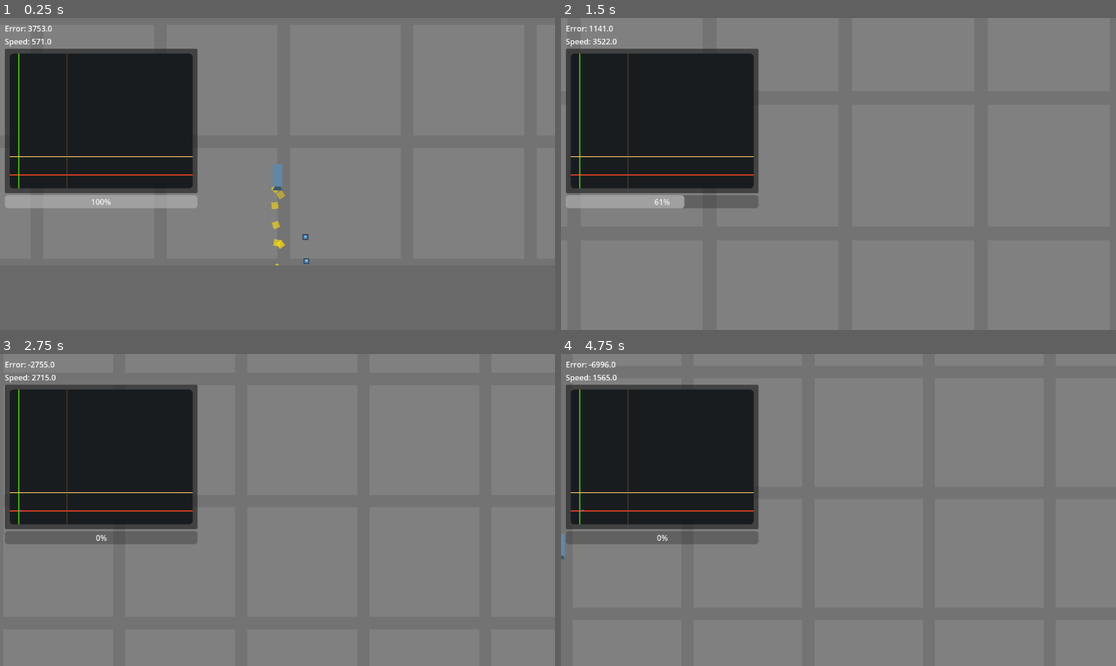
Above: before the commit, frames 1-4 (two rows, left to right).
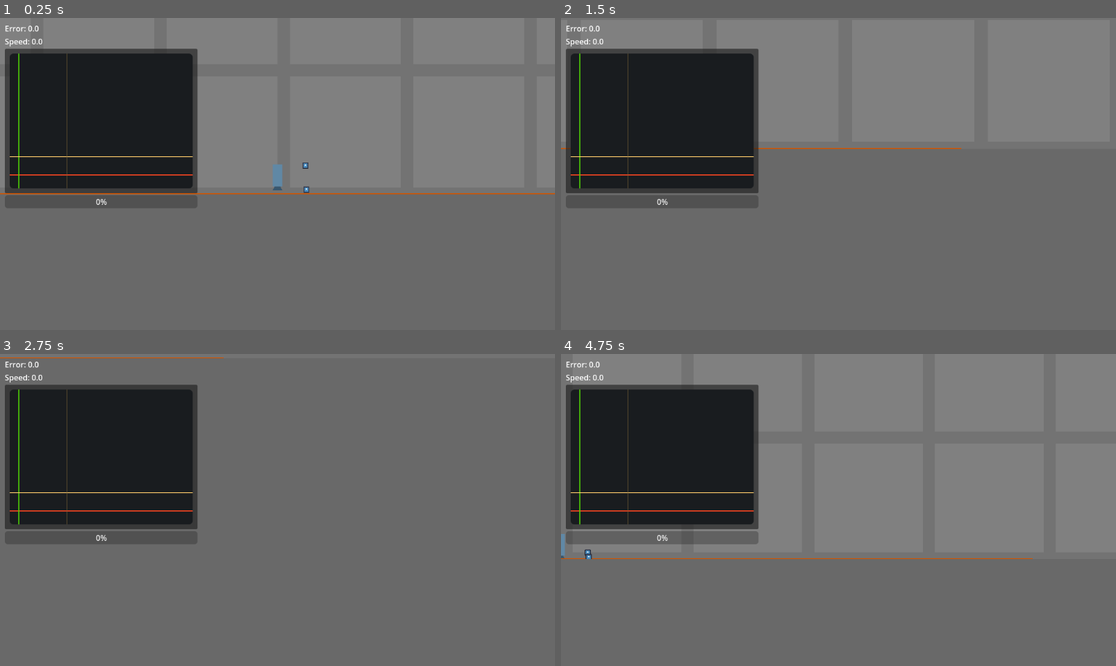
Above: after the commit, the same moments.

Repository: NattHerman/control
Game: Godot game, scene res://main.tscn
The game is run twice, just before and just after one commit, with the same random seed, the same clock (stepped at 60 frames per second) and the same inputs. The engine's default icon, where the game draws it, is replaced by a stand-in: a white triangle on a blue panel in a dark square.
Inputs (mouse positions are in pixels of both pictures, inside the frame that each line leads up to):
- Up to frame 1 (0.25 s): no input
- Up to frame 2 (1.5 s): move the mouse to (960, 158) at 0.52 s; hold D (pan_right) 0.53-1.28 s; hold Shift (pan_speed_increase) 0.53-1.28 s; tap Enter at 1.25 s; move the mouse to (727, 189) at 1.27 s; hold S (pan_down) from 1.28 s (still down); tap Mouse wheel up (zoom_in) at 1.35 s
- Up to frame 3 (2.75 s): move the mouse to (333, 441) at 2.02 s; release S (pan_down) at 2.03 s; hold D (pan_right) from 2.03 s (still down); hold Mouse wheel down (zoom_out) from 2.03 s (still down)
- Up to frame 4 (4.75 s): tap Space at 2.75 s; move the mouse to (810, 572) at 2.77 s; release D (pan_right) at 2.78 s; release Mouse wheel down (zoom_out) at 2.78 s; hold W (pan_up) 2.78-3.53 s; tap Shift (pan_speed_increase) at 2.85 s; move the mouse to (1005, 556) at 3.52 s; hold Mouse wheel up (zoom_in) 3.53-4.28 s; hold A (pan_left) from 3.53 s (still down); tap Enter at 4.25 s; move the mouse to (672, 463) at 4.27 s; tap Mouse wheel down (zoom_out) at 4.35 s

The runs differ from the first frame. In frame 1, 2.2% of the frame differs, in the area x 0-100%, y 2-80%; in frame 2, 1.2%; in frame 3, 0.3%; in frame 4, 0.5%.
Error after the commit: Parse Error: Identifier "global_timer" not declared in the current scope. (res://rocket/rocket.gd:66)

Commit message:
Rocket: reversed sign of reference and height. ready function doesnt run as tool

Diff:
--- a/rocket/rocket.gd
+++ b/rocket/rocket.gd
@@ -3,10 +3,10 @@
 
 
 var pid_controller := PIDController.new()
-var reference: float = 1280*3
+var reference: float = -1280*3
 
-var drag_coefficient = 10 # going off vibes
-var gravity = 980
+const drag_coefficient = 0 # going off vibes
+const gravity = 981
 
 @onready var main_thruster = $MainThruster
 
@@ -28,38 +28,41 @@
 
 
 func _ready() -> void:
-	var omega0: float = 2*PI * 1
-	Kp = (omega0 ** 2) * mass
-	Kd = 2 * omega0 * mass
+	if not Engine.is_editor_hint():
+		# Calculate PD values for a critically dampened response.
+		var omega0: float = 2*PI * 0.01
+		Kp = (omega0 ** 2) * mass
+		Kd = 2 * omega0 * mass
+		print("Omega0: ", omega0)
+		print("Kp: ", Kp)
+		print("Kd: ", Kd)
 
-	pid_controller.set_PID(Kp, Ki, Kd)
-	pid_controller.set_back_propogation(false, 0, main_thruster.max_thrust)
+		pid_controller.set_PID(Kp, Ki, Kd)
+		pid_controller.set_back_propogation(false, 0, main_thruster.max_thrust)
 
-	var thrust_Gs: float = 3
+		var thrust_Gs: float = 3
 
-	main_thruster.max_thrust = mass * gravity * thrust_Gs
+		main_thruster.max_thrust = mass * gravity * thrust_Gs
 
 
 func _physics_process(delta: float) -> void:
 	if not Engine.is_editor_hint():
-		var height: float = -position.y
+		var height: float = global_position.y
 		var error: float = reference - height
 		ui_values.error = roundf(error)
 
 		var u_pid: float = pid_controller.control(error, delta)
-		var u_nom: float = gravity * mass
+		var u_nom: float = -gravity * mass
 
 		var u: float = u_pid + u_nom
-		print(round(u_pid), " ", round(u_nom))
 
-		main_thruster.set_thrust(u)
+		main_thruster.set_thrust(-u)
 
 		var drag = linear_velocity.length_squared() * drag_coefficient
-		#print(round(linear_velocity.length_squared()),"; " , drag_coefficient)
 		apply_force(-linear_velocity.normalized() * drag)
 
 		ui_values.speed = linear_velocity.length()
 		ui_values.positon_list.append(Vector2(
-			Time.get_ticks_msec() * 0.001 * Engine.time_scale,
-			position.y * 0.01
+			global_timer.time,
+			position.y
 		))
--- a/rocket/rocket.tscn
+++ b/rocket/rocket.tscn
@@ -9,7 +9,6 @@
 [node name="Rocket" type="RigidBody2D"]
 mass = 8000.0
 script = ExtResource("1_vaqdw")
-Kp = 20.0
 
 [node name="MainThruster" parent="." instance=ExtResource("1_fj03e")]
 position = Vector2(0, -2)
